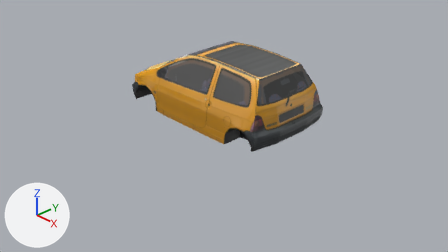
An edit to the Blender file blender/twingo/twingo.blend, drawn before and after from the same camera.
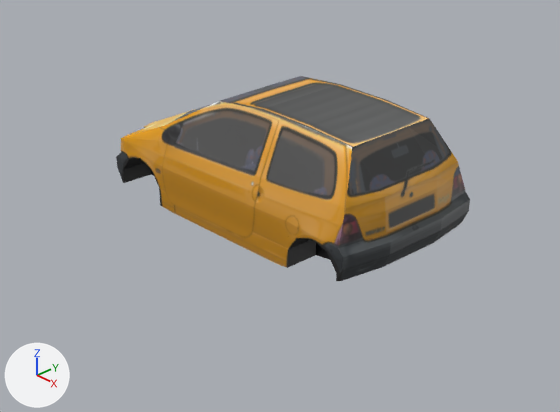
Old and new are each drawn from the file's camera 'Camera' and again close up on the part from 16% to 83% of the width and 0% to 88% of the height. Every picture has the same lights, and +X, +Y and +Z are marked at lower left. The last two pictures show the newer version.
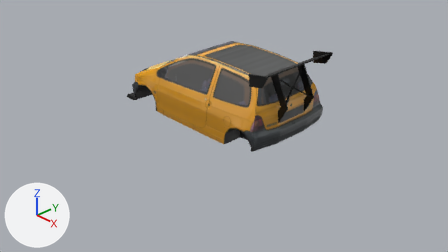
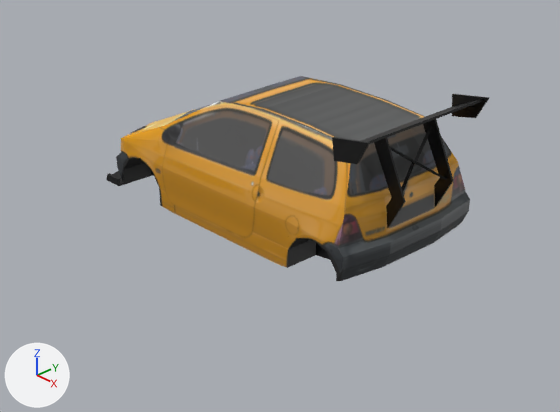
Commit message: Add aero to twingo model

Patch to the scene script:
```diff
--- a/blender/twingo/twingo.blend.py
+++ b/blender/twingo/twingo.blend.py
@@ mat_black @@
+mat_black = principled_material('black')
+mat_black.base_color = (0.0, 0.0, 0.0)  # black #000000
@@ me_plane_002 @@
+me_plane_002.from_pydata(...)  # 23 vertices, 12 faces; spans x 7.74..10.08, y -4.24..0.1, z 3.75..9.22
+me_plane_002.materials.append(mat_black)  # black #000000
@@ me_plane @@
+me_plane.from_pydata([(-1.68, -0.865, 0.302), (-1.498, -0.865, 0.302), (-1.89, -0.362, 0.246), (-1.726, -0.866, 0.246), (-1.498, -0.866, 0.246), (-1.498, -0.425, 0.246), (-1.498, 0.0, 0.246), (-1.89, 0.0, 0.246), (-1.858, -0.319, 0.241), (-1.701, -0.321, 0.495), (-1.83, -0.367, 0.241), (-1.673, -0.369, 0.495), (-1.886, -0.367, 0.241), (-1.729, -0.369, 0.495)], [], [(0, 1, 4, 3), (3, 4, 5, 2), (7, 2, 5, 6), (8, 9, 11, 10), (10, 11, 13, 12), (11, 9, 13), (12, 13, 9, 8), (8, 10, 12)])
+me_plane.materials.append(mat_black)  # black #000000
@@ ob_aero_wing @@
+ob_aero_wing = bpy.data.objects.new('aero_wing', me_plane_002)
+ob_aero_wing.location = (0.0, 0.0, 0.0)
+ob_aero_wing.scale = (0.174, 0.174, 0.174)
+_m = ob_aero_wing.modifiers.new('Mirror', 'MIRROR')
+_m.use_axis = (False, True, False)
+_m = ob_aero_wing.modifiers.new('Solidify', 'SOLIDIFY')
+_m.thickness = 0.12
@@ ob_aero_splitter @@
+ob_aero_splitter = bpy.data.objects.new('aero_splitter', me_plane)
+ob_aero_splitter.location = (0.0, 0.0, 0.0)
+_m = ob_aero_splitter.modifiers.new('Solidify', 'SOLIDIFY')
+_m.thickness = 0.03
+_m = ob_aero_splitter.modifiers.new('Mirror', 'MIRROR')
+_m.use_axis = (False, True, False)
```

Boxes (x1, y1, x2, y2) around the edits, measured in the close-ups (560 x 412 px):
'aero_wing', added (black)
    after: (332, 94, 490, 228)
'aero_splitter', added (mostly hidden)
    after: (106, 171, 153, 186)
